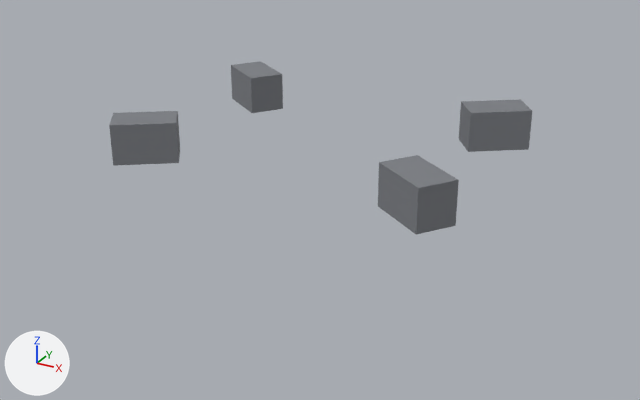
A saved change to the OBJ model assets/models/equipment/cobretty_er5_reactor/LOD2/er5_mounts.obj.
Both versions are drawn from a 50 mm lens placed at (2.95, -5.42, 0.95), pointed at (0.03, -0.11, -1.7). Arrows for +X, +Y and +Z are at lower left; the lights stay in place. The first picture is the older version. Where no turn or scale is listed for an object, it has been applied to the vertices. Vertices at exactly the same position are counted once.

In view in the first picture: 'er5_mounts'.
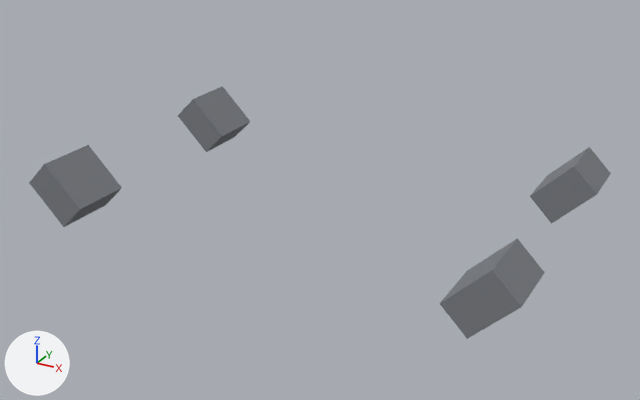
Diff of the bpy script that builds the scene:
```diff
--- a/assets/models/equipment/cobretty_er5_reactor/LOD2/er5_mounts.obj.py
+++ b/assets/models/equipment/cobretty_er5_reactor/LOD2/er5_mounts.obj.py
@@ me_er5_mounts @@
-me_er5_mounts.from_pydata(...)  # 32 vertices, 24 faces; spans x -1.32..1.32, y -0.98..0.98, z -1.35..-1.05
-me_er5_mounts.vertices[0].co = (0.94, -0.49, -1.35)
-me_er5_mounts.vertices[1].co = (0.94, -0.49, -1.05)  # pixel (417, 155)
-me_er5_mounts.vertices[2].co = (0.78, -0.72, -1.05)  # pixel (379, 162)
-me_er5_mounts.vertices[3].co = (0.78, -0.72, -1.35)  # pixel (377, 206)
-me_er5_mounts.vertices[4].co = (1.32, -0.75, -1.35)  # pixel (455, 225)
-me_er5_mounts.vertices[5].co = (1.32, -0.75, -1.05)  # pixel (458, 179)
-me_er5_mounts.vertices[6].co = (1.16, -0.98, -1.05)  # pixel (418, 187)
-me_er5_mounts.vertices[7].co = (1.16, -0.98, -1.35)  # pixel (416, 234)
-me_er5_mounts.vertices[8].co = (0.78, 0.72, -1.35)  # pixel (458, 139)
-me_er5_mounts.vertices[9].co = (0.78, 0.72, -1.05)  # pixel (461, 101)
-me_er5_mounts.vertices[10].co = (0.94, 0.49, -1.05)  # pixel (470, 112)
-me_er5_mounts.vertices[11].co = (0.94, 0.49, -1.35)  # pixel (468, 151)
-me_er5_mounts.vertices[12].co = (1.16, 0.98, -1.35)
-me_er5_mounts.vertices[13].co = (1.16, 0.98, -1.05)  # pixel (520, 99)
-me_er5_mounts.vertices[14].co = (1.32, 0.75, -1.05)  # pixel (532, 110)
-me_er5_mounts.vertices[15].co = (1.32, 0.75, -1.35)  # pixel (528, 149)
-me_er5_mounts.vertices[16].co = (-0.78, -0.72, -1.35)  # pixel (178, 163)
-me_er5_mounts.vertices[17].co = (-0.78, -0.72, -1.05)  # pixel (176, 123)
-me_er5_mounts.vertices[18].co = (-0.94, -0.49, -1.05)  # pixel (177, 110)
-me_er5_mounts.vertices[19].co = (-0.94, -0.49, -1.35)  # pixel (180, 149)
-me_er5_mounts.vertices[20].co = (-1.16, -0.98, -1.35)  # pixel (113, 165)
-me_er5_mounts.vertices[21].co = (-1.16, -0.98, -1.05)  # pixel (109, 125)
-me_er5_mounts.vertices[22].co = (-1.32, -0.75, -1.05)  # pixel (113, 112)
-me_er5_mounts.vertices[23].co = (-1.32, -0.75, -1.35)
-me_er5_mounts.vertices[24].co = (-0.94, 0.49, -1.35)  # pixel (252, 113)
-me_er5_mounts.vertices[25].co = (-0.94, 0.49, -1.05)  # pixel (250, 78)
-me_er5_mounts.vertices[26].co = (-0.78, 0.72, -1.05)  # pixel (282, 74)
-me_er5_mounts.vertices[27].co = (-0.78, 0.72, -1.35)  # pixel (282, 108)
-me_er5_mounts.vertices[28].co = (-1.32, 0.75, -1.35)  # pixel (232, 98)
-me_er5_mounts.vertices[29].co = (-1.32, 0.75, -1.05)  # pixel (230, 64)
-me_er5_mounts.vertices[30].co = (-1.16, 0.98, -1.05)  # pixel (260, 61)
-me_er5_mounts.vertices[31].co = (-1.16, 0.98, -1.35)
+me_er5_mounts.from_pydata(...)  # 32 vertices, 24 faces; spans x -1.87..1.87, y -1.13..1.13, z -1.87..-1.39
+# me_er5_mounts part 1
+me_er5_mounts.vertices[0].co = (-1.68, 1.13, -1.39)  # pixel (222, 86)
+me_er5_mounts.vertices[1].co = (-1.39, 1.13, -1.68)  # pixel (250, 121)
+me_er5_mounts.vertices[2].co = (-1.39, 0.67, -1.68)  # pixel (222, 136)
+me_er5_mounts.vertices[3].co = (-1.68, 0.67, -1.39)  # pixel (192, 99)
+me_er5_mounts.vertices[4].co = (-1.87, 1.13, -1.57)
+me_er5_mounts.vertices[5].co = (-1.57, 1.13, -1.87)  # pixel (234, 137)
+me_er5_mounts.vertices[6].co = (-1.57, 0.67, -1.87)  # pixel (206, 152)
+me_er5_mounts.vertices[7].co = (-1.87, 0.67, -1.57)  # pixel (177, 115)
+# me_er5_mounts part 2
+me_er5_mounts.vertices[8].co = (-1.68, -0.67, -1.39)  # pixel (88, 144)
+me_er5_mounts.vertices[9].co = (-1.39, -0.67, -1.68)  # pixel (122, 187)
+me_er5_mounts.vertices[10].co = (-1.39, -1.13, -1.68)  # pixel (79, 209)
+me_er5_mounts.vertices[11].co = (-1.68, -1.13, -1.39)  # pixel (44, 163)
+me_er5_mounts.vertices[12].co = (-1.87, -0.67, -1.57)
+me_er5_mounts.vertices[13].co = (-1.57, -0.67, -1.87)  # pixel (105, 205)
+me_er5_mounts.vertices[14].co = (-1.57, -1.13, -1.87)  # pixel (63, 227)
+me_er5_mounts.vertices[15].co = (-1.87, -1.13, -1.57)  # pixel (29, 182)
+# me_er5_mounts part 3
+me_er5_mounts.vertices[16].co = (1.39, 1.13, -1.68)  # pixel (546, 175)
+me_er5_mounts.vertices[17].co = (1.68, 1.13, -1.39)  # pixel (589, 146)
+me_er5_mounts.vertices[18].co = (1.68, 0.67, -1.39)  # pixel (574, 166)
+me_er5_mounts.vertices[19].co = (1.39, 0.67, -1.68)  # pixel (529, 196)
+me_er5_mounts.vertices[20].co = (1.57, 1.13, -1.87)
+me_er5_mounts.vertices[21].co = (1.87, 1.13, -1.57)  # pixel (610, 173)
+me_er5_mounts.vertices[22].co = (1.87, 0.67, -1.57)  # pixel (596, 194)
+me_er5_mounts.vertices[23].co = (1.57, 0.67, -1.87)  # pixel (551, 223)
+# me_er5_mounts part 4
+me_er5_mounts.vertices[24].co = (1.39, -0.67, -1.68)  # pixel (466, 270)
+me_er5_mounts.vertices[25].co = (1.68, -0.67, -1.39)  # pixel (517, 238)
+me_er5_mounts.vertices[26].co = (1.68, -1.13, -1.39)  # pixel (492, 270)
+me_er5_mounts.vertices[27].co = (1.39, -1.13, -1.68)  # pixel (439, 303)
+me_er5_mounts.vertices[28].co = (1.57, -0.67, -1.87)
+me_er5_mounts.vertices[29].co = (1.87, -0.67, -1.57)  # pixel (544, 272)
+me_er5_mounts.vertices[30].co = (1.87, -1.13, -1.57)  # pixel (521, 307)
+me_er5_mounts.vertices[31].co = (1.57, -1.13, -1.87)  # pixel (467, 338)
 me_er5_mounts.materials.append(mat_eq_metal_band)
```

Pixel boxes (x1, y1, x2, y2) of what changed, in the pictures (640 x 400 px; the box of a moved part takes in the faces that stretch with it):
'er5_mounts', reshaped (38% wider, 45% taller)
    before: (109, 61, 532, 235)
    after: (29, 86, 611, 339)
part 1 of me_er5_mounts, moved or reshaped
    before: (378, 155, 459, 235)
    after: (178, 86, 250, 152)
part 2 of me_er5_mounts, moved or reshaped
    before: (459, 99, 532, 152)
    after: (29, 145, 122, 227)
part 3 of me_er5_mounts, moved or reshaped
    before: (109, 111, 180, 166)
    after: (530, 147, 611, 224)
part 4 of me_er5_mounts, moved or reshaped
    before: (231, 61, 283, 113)
    after: (440, 238, 545, 339)
